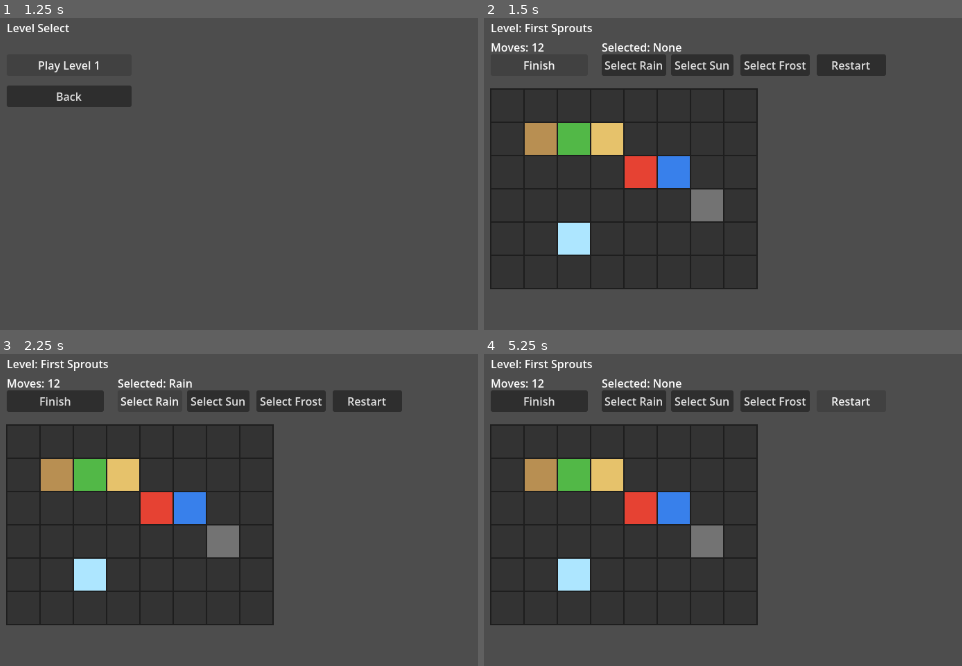
Above: before the commit, frames 1-4 (two rows, left to right).
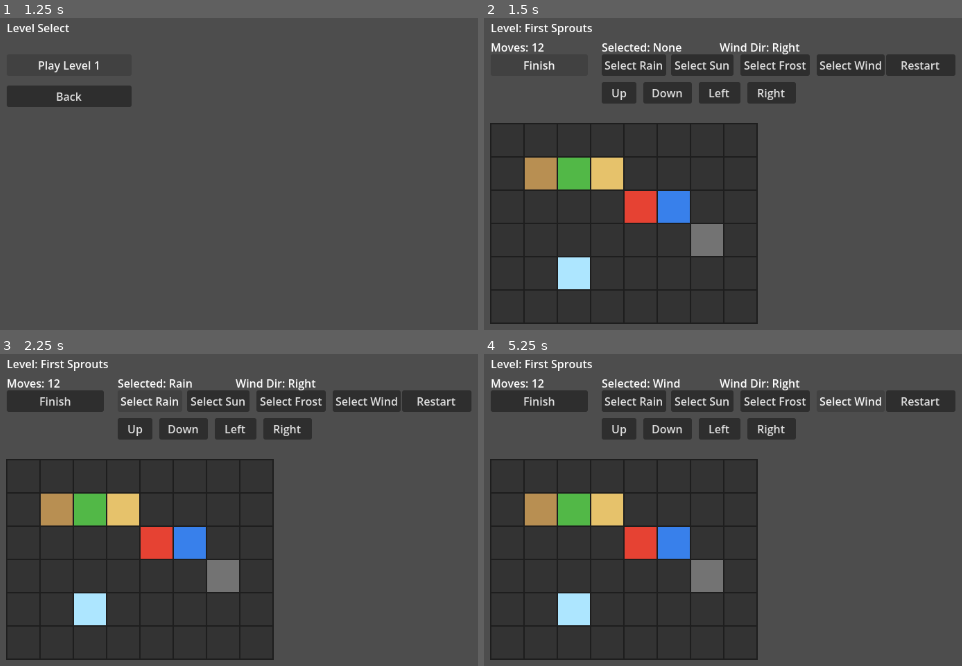
Above: after the commit, the same moments.

Repository: maab88/skygarden-spirits
Game: Godot game, scene res://scenes/menu/main_menu.tscn
Same seed, same stepped clock (60 frames per second), same inputs: the game is played once before the commit and once after it. The project has no main scene, so this scene is started directly.
Inputs (mouse positions are in pixels of both pictures, inside the frame that each line leads up to):
- Up to frame 1 (1.25 s): click "Start" at 0.5 s
- Up to frame 2 (1.5 s): click "Play Level 1" at 1.25 s
- Up to frame 3 (2.25 s): click "Select Rain" at 2 s
- Up to frame 4 (5.25 s): click "Select Sun" at 2.75 s; click "Select Frost" at 3.5 s; click "Restart" at 4.25 s; click (852, 400) at 5 s, where only the run after the commit has a clickable "Select Wind"

Frame 1 is identical in both runs. In frame 2, 23% of the frame differs, in the area x 1-99%, y 8-99%; in frame 3, 23%; in frame 4, 24%.

Commit message:
Implement Wind power and direction-based interaction

Diff:
--- a/scenes/gameplay/gameplay.tscn
+++ b/scenes/gameplay/gameplay.tscn
@@ -7,7 +7,7 @@
 script = ExtResource("1")
 
 [node name="BoardRenderer" type="Node2D" parent="." unique_id=343945528]
-position = Vector2(40, 140)
+position = Vector2(40, 190)
 script = ExtResource("2")
 
 [node name="LevelNameLabel" type="Label" parent="." unique_id=1561451605]
@@ -31,6 +31,13 @@
 offset_bottom = 91.0
 text = "Selected: None"
 
+[node name="WindDirectionLabel" type="Label" parent="." unique_id=109234007]
+offset_left = 370.0
+offset_top = 68.0
+offset_right = 520.0
+offset_bottom = 91.0
+text = "Wind Dir: Right"
+
 [node name="RainButton" type="Button" parent="." unique_id=109234002]
 offset_left = 200.0
 offset_top = 90.0
@@ -52,10 +59,17 @@
 offset_bottom = 121.0
 text = "Select Frost"
 
-[node name="RestartButton" type="Button" parent="." unique_id=109234003]
+[node name="WindButton" type="Button" parent="." unique_id=109234008]
 offset_left = 510.0
 offset_top = 90.0
-offset_right = 610.0
+offset_right = 600.0
+offset_bottom = 121.0
+text = "Select Wind"
+
+[node name="RestartButton" type="Button" parent="." unique_id=109234003]
+offset_left = 610.0
+offset_top = 90.0
+offset_right = 710.0
 offset_bottom = 121.0
 text = "Restart"
 
@@ -65,3 +79,31 @@
 offset_right = 180.0
 offset_bottom = 121.0
 text = "Finish"
+
+[node name="WindUpButton" type="Button" parent="." unique_id=109234009]
+offset_left = 200.0
+offset_top = 130.0
+offset_right = 250.0
+offset_bottom = 161.0
+text = "Up"
+
+[node name="WindDownButton" type="Button" parent="." unique_id=109234010]
+offset_left = 260.0
+offset_top = 130.0
+offset_right = 330.0
+offset_bottom = 161.0
+text = "Down"
+
+[node name="WindLeftButton" type="Button" parent="." unique_id=109234011]
+offset_left = 340.0
+offset_top = 130.0
+offset_right = 400.0
+offset_bottom = 161.0
+text = "Left"
+
+[node name="WindRightButton" type="Button" parent="." unique_id=109234012]
+offset_left = 410.0
+offset_top = 130.0
+offset_right = 480.0
+offset_bottom = 161.0
+text = "Right"
--- a/scripts/gameplay/gameplay.gd
+++ b/scripts/gameplay/gameplay.gd
@@ -5,9 +5,15 @@
 @onready var rain_button: Button = $RainButton
 @onready var sun_button: Button = $SunButton
 @onready var frost_button: Button = $FrostButton
+@onready var wind_button: Button = $WindButton
+@onready var wind_up_button: Button = $WindUpButton
+@onready var wind_down_button: Button = $WindDownButton
+@onready var wind_left_button: Button = $WindLeftButton
+@onready var wind_right_button: Button = $WindRightButton
 @onready var level_name_label: Label = $LevelNameLabel
 @onready var moves_label: Label = $MovesLabel
 @onready var selected_power_label: Label = $SelectedPowerLabel
+@onready var wind_direction_label: Label = $WindDirectionLabel
 @onready var board_renderer: BoardRenderer = $BoardRenderer
 
 const DEFAULT_LEVEL_PATH := "res://data/levels/level_001.json"
@@ -15,11 +21,13 @@
 const POWER_RAIN := "Rain"
 const POWER_SUN := "Sun"
 const POWER_FROST := "Frost"
+const POWER_WIND := "Wind"
 
 var board_state: BoardState
 var current_level_data: LevelData
 var moves_remaining: int = 0
 var selected_power: String = POWER_NONE
+var selected_wind_direction: Vector2i = Vector2i.RIGHT
 
 func _ready() -> void:
 	finish_button.pressed.connect(_on_finish_button_pressed)
@@ -27,6 +35,11 @@
 	rain_button.pressed.connect(_on_rain_button_pressed)
 	sun_button.pressed.connect(_on_sun_button_pressed)
 	frost_button.pressed.connect(_on_frost_button_pressed)
+	wind_button.pressed.connect(_on_wind_button_pressed)
+	wind_up_button.pressed.connect(_on_wind_up_button_pressed)
+	wind_down_button.pressed.connect(_on_wind_down_button_pressed)
+	wind_left_button.pressed.connect(_on_wind_left_button_pressed)
+	wind_right_button.pressed.connect(_on_wind_right_button_pressed)
 	board_renderer.cell_clicked.connect(_on_board_cell_clicked)
 	_load_level_and_build_board()
 
@@ -46,6 +59,26 @@
 
 func _on_frost_button_pressed() -> void:
 	selected_power = POWER_FROST
+	update_hud()
+
+func _on_wind_button_pressed() -> void:
+	selected_power = POWER_WIND
+	update_hud()
+
+func _on_wind_up_button_pressed() -> void:
+	selected_wind_direction = Vector2i.UP
+	update_hud()
+
+func _on_wind_down_button_pressed() -> void:
+	selected_wind_direction = Vector2i.DOWN
+	update_hud()
+
+func _on_wind_left_button_pressed() -> void:
+	selected_wind_direction = Vector2i.LEFT
+	update_hud()
+
+func _on_wind_right_button_pressed() -> void:
+	selected_wind_direction = Vector2i.RIGHT
 	update_hud()
 
 func _on_board_cell_clicked(cell_pos: Vector2i) -> void:
@@ -60,6 +93,8 @@
 		changed = apply_sun_to_cell(cell_pos)
 	elif selected_power == POWER_FROST:
 		changed = apply_frost_to_cell(cell_pos)
+	elif selected_power == POWER_WIND:
+		changed = apply_wind_to_cell(cell_pos)
 
 	if not changed:
 		push_warning("%s had no effect, move not consumed." % selected_power)
@@ -81,9 +116,11 @@
 	if level_data == null:
 		current_level_data = null
 		selected_power = POWER_NONE
+		selected_wind_direction = Vector2i.RIGHT
 		level_name_label.text = "Level: Load Failed"
 		moves_label.text = "Moves: 0"
 		selected_power_label.text = "Selected: None"
+		wind_direction_label.text = "Wind Dir: Right"
 		board_state = BoardState.new(8, 6, TileState.EMPTY)
 		board_renderer.set_board(board_state)
 		return
@@ -91,6 +128,7 @@
 	current_level_data = level_data
 	moves_remaining = current_level_data.move_limit
 	selected_power = POWER_NONE
+	selected_wind_direction = Vector2i.RIGHT
 	board_state = _build_board_state(current_level_data)
 	board_renderer.set_board(board_state)
 	update_hud()
@@ -149,6 +187,24 @@
 
 	return false
 
+func apply_wind_to_cell(target_pos: Vector2i) -> bool:
+	if moves_remaining <= 0:
+		return false
+
+	if board_state.get_cell(target_pos) != TileState.FIRE:
+		return false
+
+	var destination := target_pos + selected_wind_direction
+	if not board_state.in_bounds(destination):
+		return false
+
+	if board_state.get_cell(destination) != TileState.EMPTY:
+		return false
+
+	board_state.set_cell(target_pos, TileState.EMPTY)
+	board_state.set_cell(destination, TileState.FIRE)
+	return true
+
 func consume_move() -> void:
 	moves_remaining = max(0, moves_remaining - 1)
 	update_hud()
@@ -164,3 +220,14 @@
 		selected_power_label.text = "Selected: None"
 	else:
 		selected_power_label.text = "Selected: %s" % selected_power
+
+	wind_direction_label.text = "Wind Dir: %s" % _wind_direction_to_text(selected_wind_direction)
+
+func _wind_direction_to_text(direction: Vector2i) -> String:
+	if direction == Vector2i.UP:
+		return "Up"
+	if direction == Vector2i.DOWN:
+		return "Down"
+	if direction == Vector2i.LEFT:
+		return "Left"
+	return "Right"
